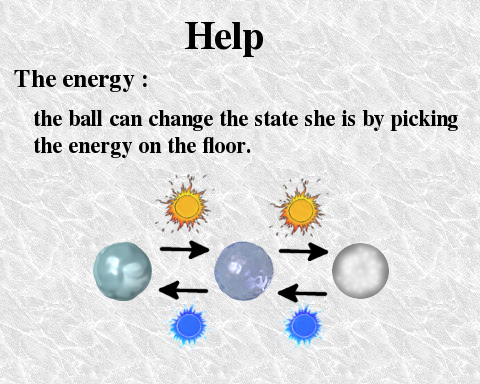
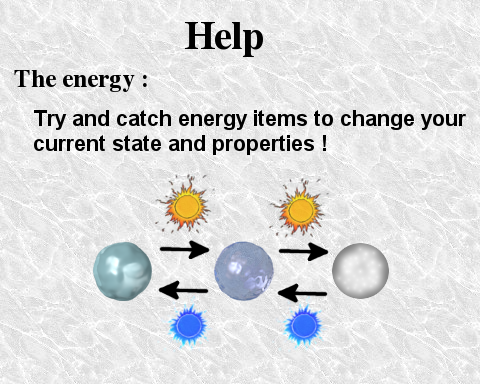
Layered file, before and after one edit (480x384). Changes by layer:
renamed "the ball can change the state ..." to "Try and catch energy items to ...", painted on it over [34, 110, 466, 158]
